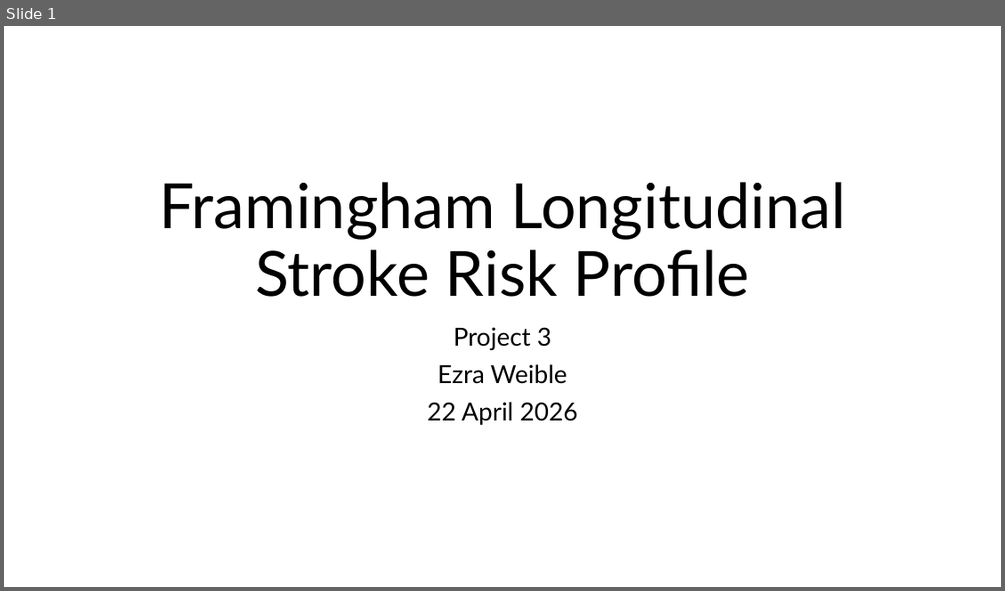
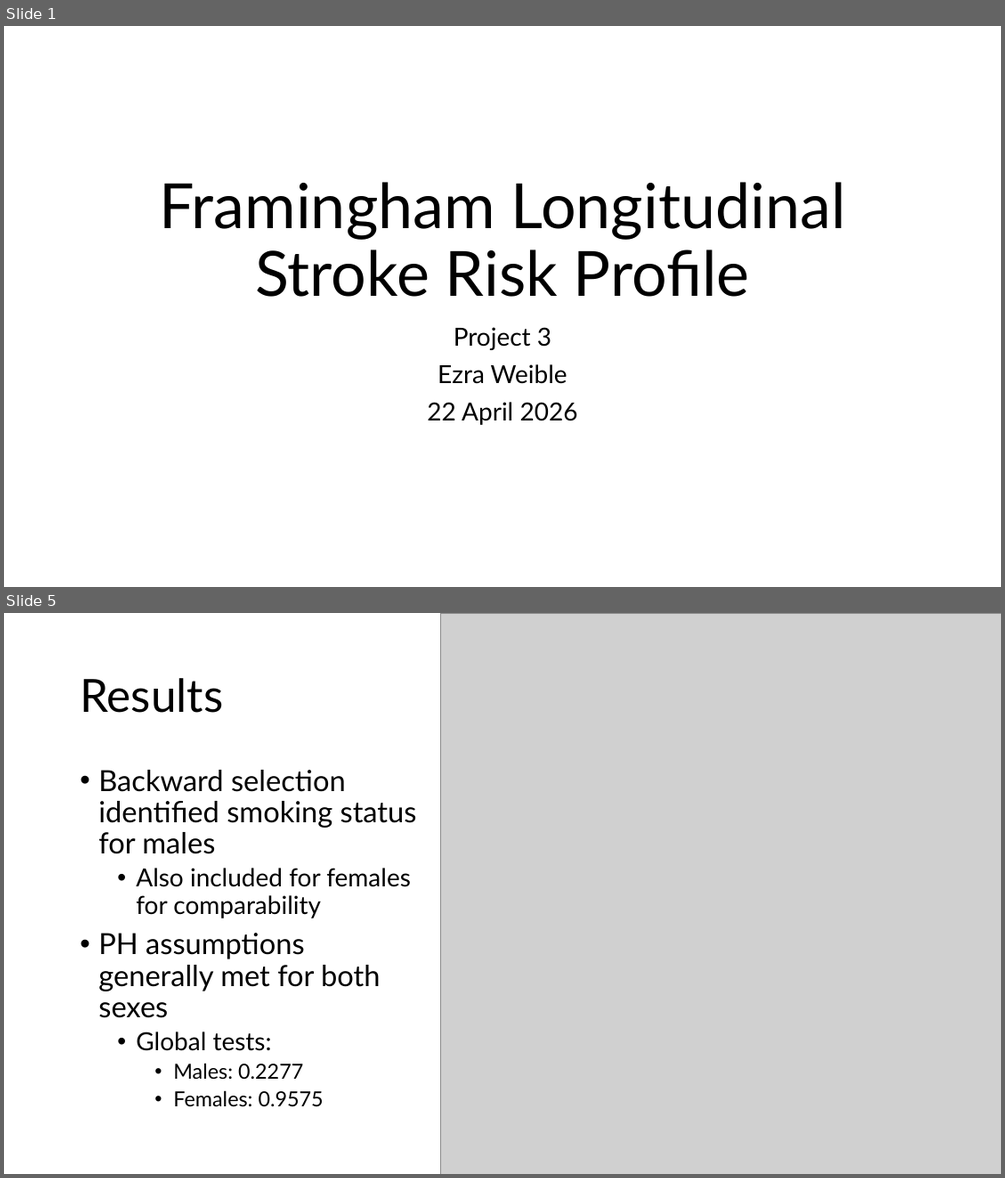
Before and after one commit to eweible/BIOS6624, a slide deck: P3/Dissemination/P3_Presentation.pptx. Shown one above the other, each under a label of ours: slide 1 before the commit, slides 1 and 5 after it; the slides between them are not shown. The pictures are 1005x591 and 1005x1178 pixels, drawn with LibreOffice and Linux fonts; fonts in the diff are those of the drawing; grey boxes stand for pictures. Boxes give left, top, right and bottom in pixels: in the first picture for what was removed or moved away, otherwise in the second. Text is boxed around its words. In the diff, an @@ line names an element or a change of style, - is before the commit and + after.

```diff
--- a/P3/Dissemination/P3_Presentation.pptx
+++ b/P3/Dissemination/P3_Presentation.pptx
@@ slide 5 added at (x1=4, y1=613, x2=1001, y2=1174), background #FFFFFF @@
@@ picture added at (x1=441, y1=613, x2=1001, y2=1174) @@
@@ title added at (x1=80, y1=678, x2=223, y2=713), 44 pt, text #000000 @@
+Results
@@ text added at (x1=98, y1=770, x2=417, y2=1107), 28 pt, text #000000 @@
+• Backward selection identified smoking status for males
+  • Also included for females for comparability
+• PH assumptions generally met for both sexes
+  • Global tests:
+    • Males: 0.2277
+    • Females: 0.9575
```
Also in this commit, not shown: 4 slides changed, 1 other slide added, 2 slides removed.
